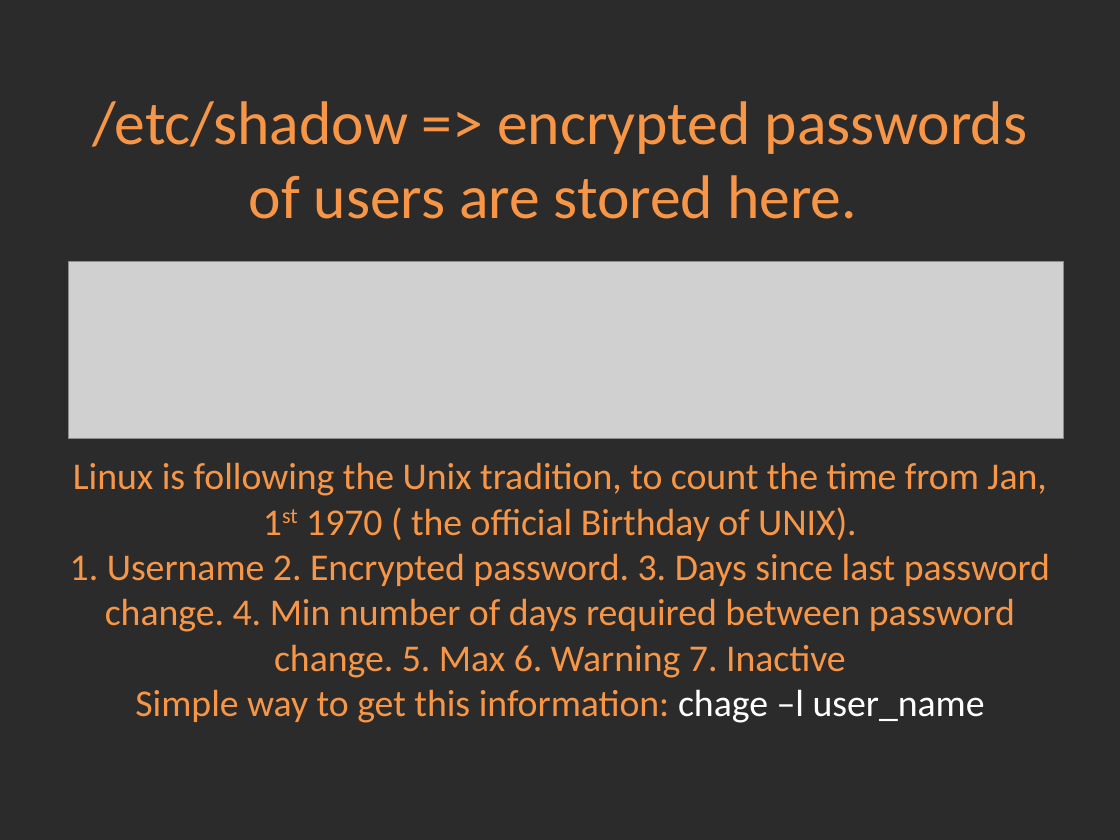
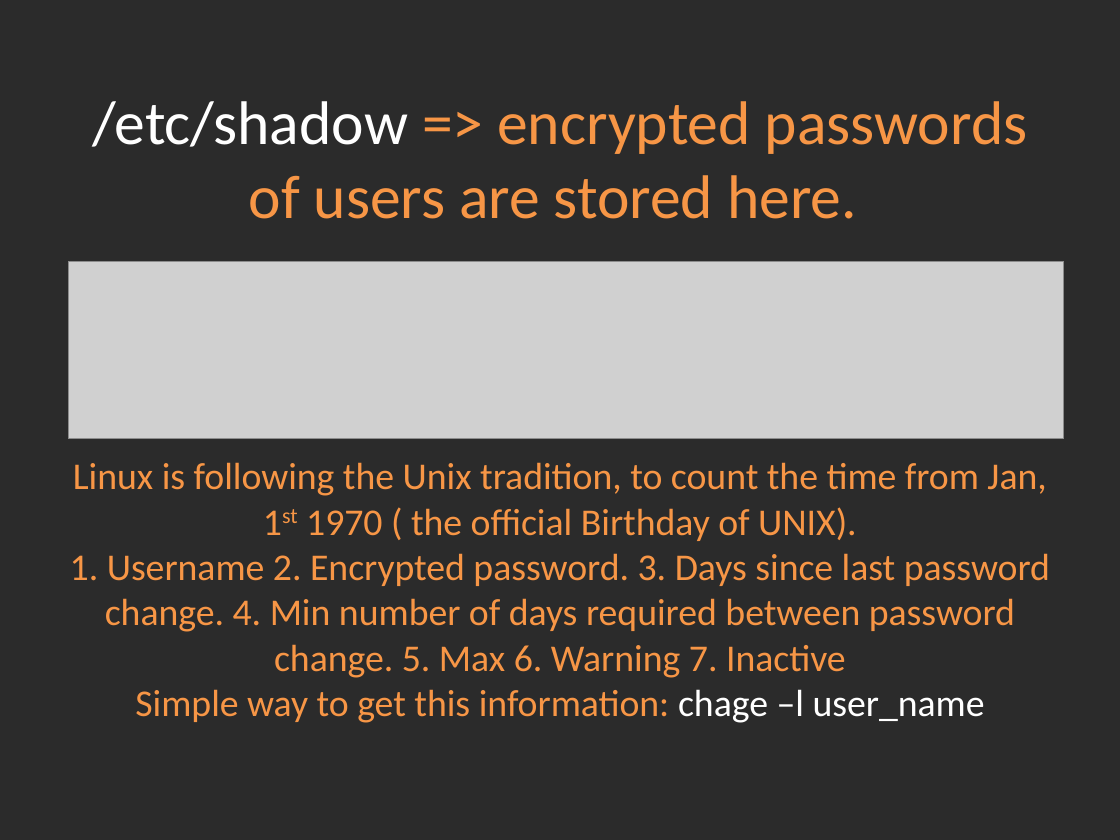
Before and after one commit to Academy-Soft-Intellect/Linux-Course, a slide deck: slide 3 of 4.Users_And_UsersGroups/04-UsersAndUsersGroups.pptx. Drawn at 1120x840 pixels with LibreOffice and Linux fonts; fonts in the diff are those of the drawing; grey boxes stand for pictures; background and template pictures are left out; a plain dark background stands for a picture behind light text. Boxes give left, top, right and bottom in pixels: in the first picture for what was removed or moved away, otherwise in the second. Text is boxed around its words. In the diff, an @@ line names an element or a change of style, - is before the commit and + after.

```diff
--- a/4.Users_And_UsersGroups/04-UsersAndUsersGroups.pptx
+++ b/4.Users_And_UsersGroups/04-UsersAndUsersGroups.pptx
@@ title "/etc/shadow => encrypted passwords of ..." at bbox=[70, 101, 1050, 723]: text colour #F79646 to #FFFFFF in "/etc/shadow" @@
```
Also in this commit, not shown: 6 other slides changed, 4 other files.
